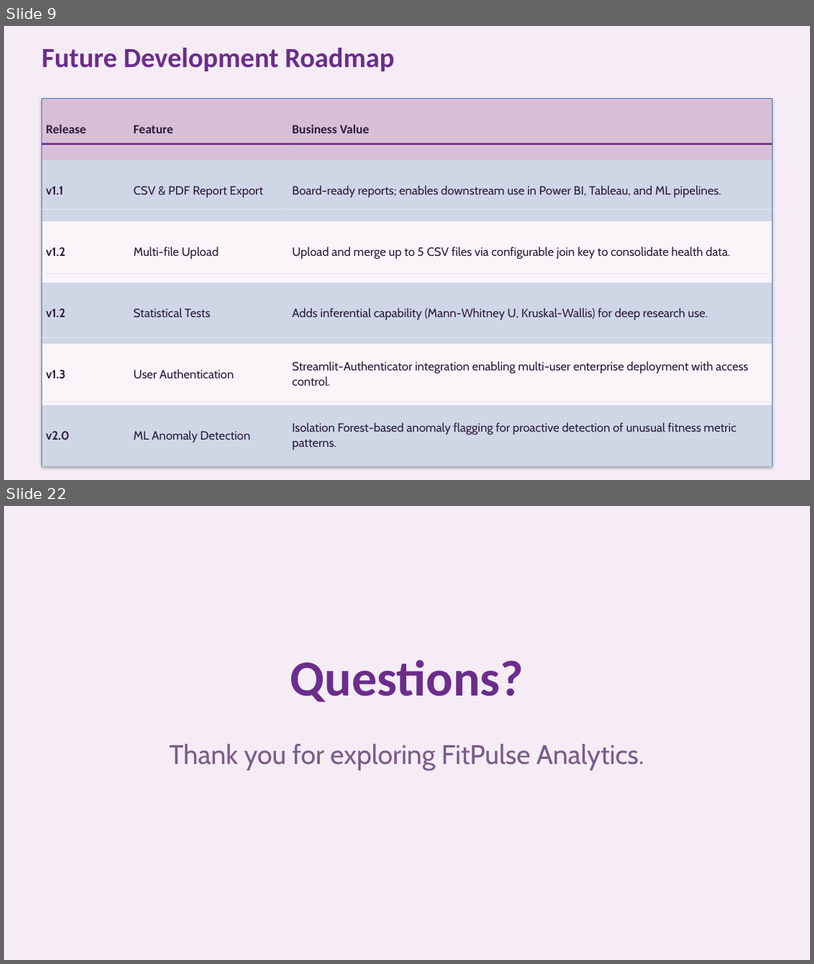
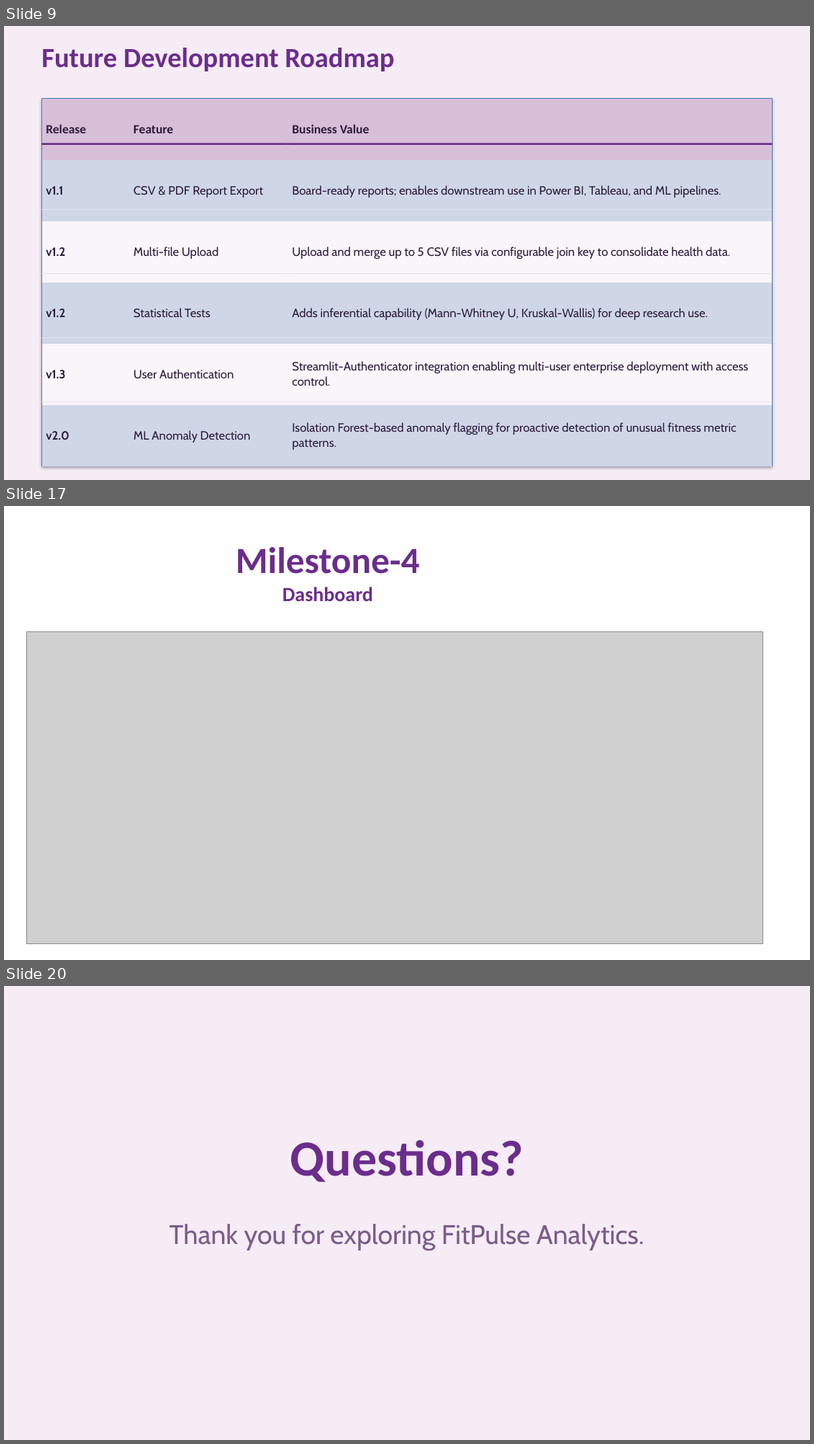
Before and after one commit to AbhishekShah272002/FitPulse-Health-Anomaly-Detection-from-Fitness-Devices, a slide deck: Documentation/FitPulse Analytics - Enterprise Health Data Intelligence Platform.pptx. Shown one above the other, each under a label of ours: slides 9 and 22 before the commit, slides 9, 17 and 20 after it; the slides between them are not shown. The pictures are 814x964 and 814x1444 pixels, drawn with LibreOffice and Linux fonts; fonts in the diff are those of the drawing; grey boxes stand for pictures; background and template pictures are left out. Boxes give left, top, right and bottom in pixels: in the first picture for what was removed or moved away, otherwise in the second. Text is boxed around its words. In the diff, an @@ line names an element or a change of style, - is before the commit and + after.

```diff
--- a/Documentation/FitPulse Analytics - Enterprise Health Data Intelligence Platform.pptx
+++ b/Documentation/FitPulse Analytics - Enterprise Health Data Intelligence Platform.pptx
@@ slide 17 added at bbox=[4, 506, 810, 960], background #FFFFFF @@
@@ title added at bbox=[236, 547, 420, 601], 44 pt, text #6B2D8B, bold @@
+Milestone-4
+Dashboard
@@ picture added at bbox=[27, 632, 763, 943] @@
@@ what was slide 22 is now slide 20 @@
```
Also in this commit, not shown: 3 slides changed, 1 other slide added, 4 slides removed.
